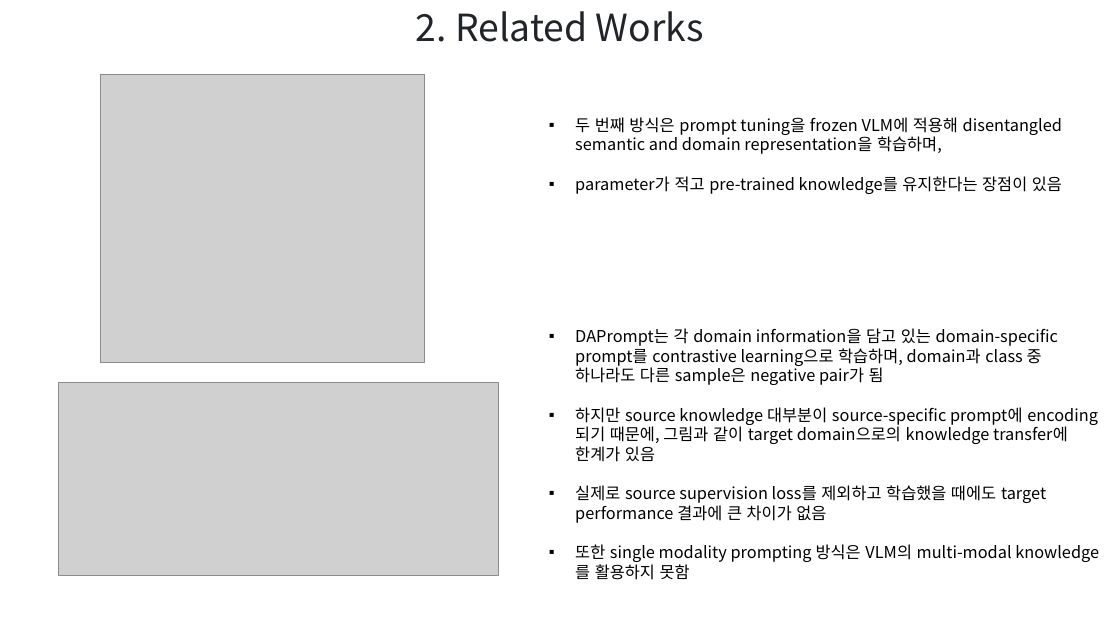
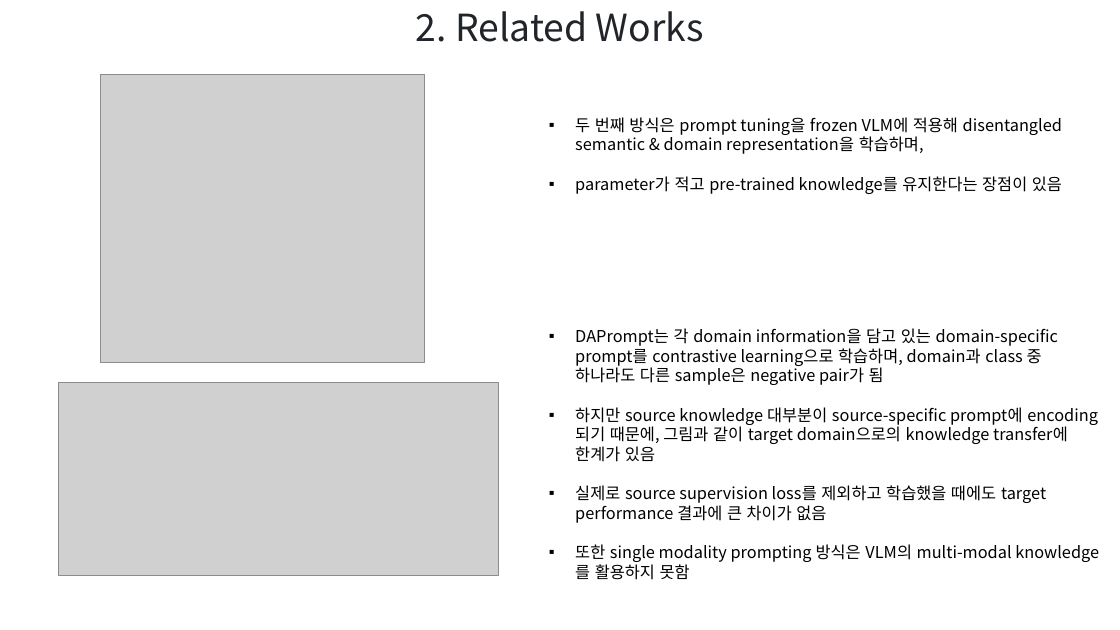
Before and after one commit to hbcho03/cvpr, a slide deck: slide 5 of CVPR/논문/DAMP PPT.pptx. Drawn at 1120x630 pixels with LibreOffice and Linux fonts; fonts in the diff are those of the drawing; grey boxes stand for pictures. Boxes give left, top, right and bottom in pixels: in the first picture for what was removed or moved away, otherwise in the second. Text is boxed around its words. In the diff, an @@ line names an element or a change of style, - is before the commit and + after.

```diff
--- a/CVPR/논문/DAMP PPT.pptx
+++ b/CVPR/논문/DAMP PPT.pptx
@@ text at (x1=575, y1=117, x2=1062, y2=154): text changed @@
-▪ 두 번째 방식은 prompt tuning을 frozen VLM에 적용해 disentangled semantic and domain representation을 학습하며,
+▪ 두 번째 방식은 prompt tuning을 frozen VLM에 적용해 disentangled semantic & domain representation을 학습하며,
```
Also in this commit, not shown: 8 other slides changed, 3 slides added, 1 other file.
